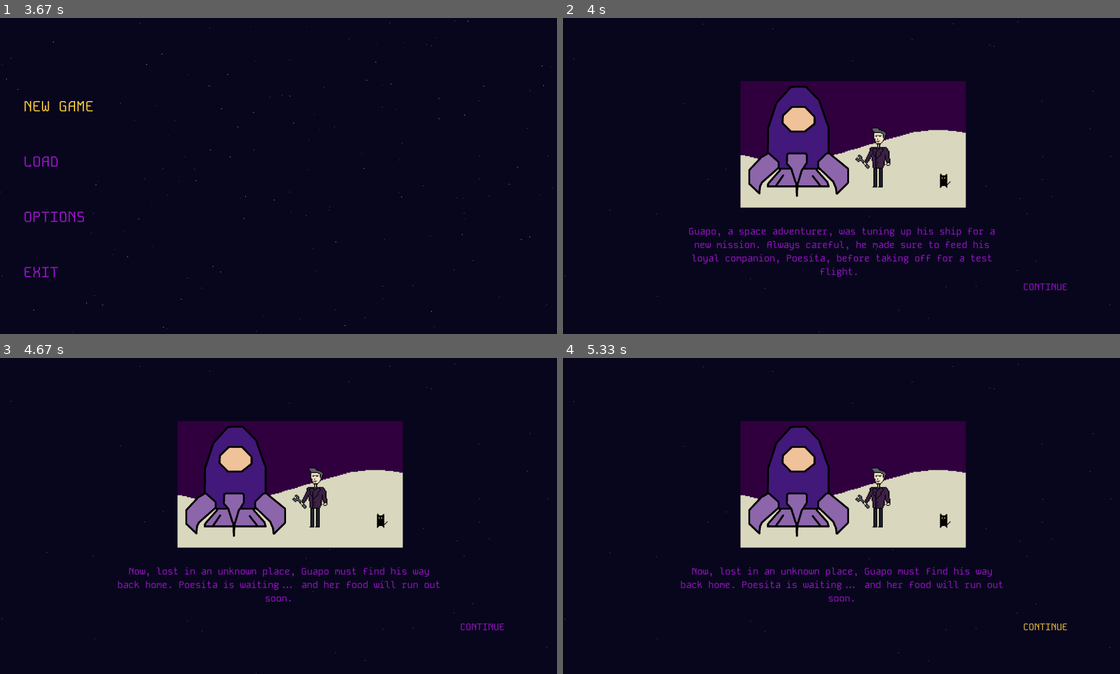
Above: before the commit, frames 1-4 (two rows, left to right).
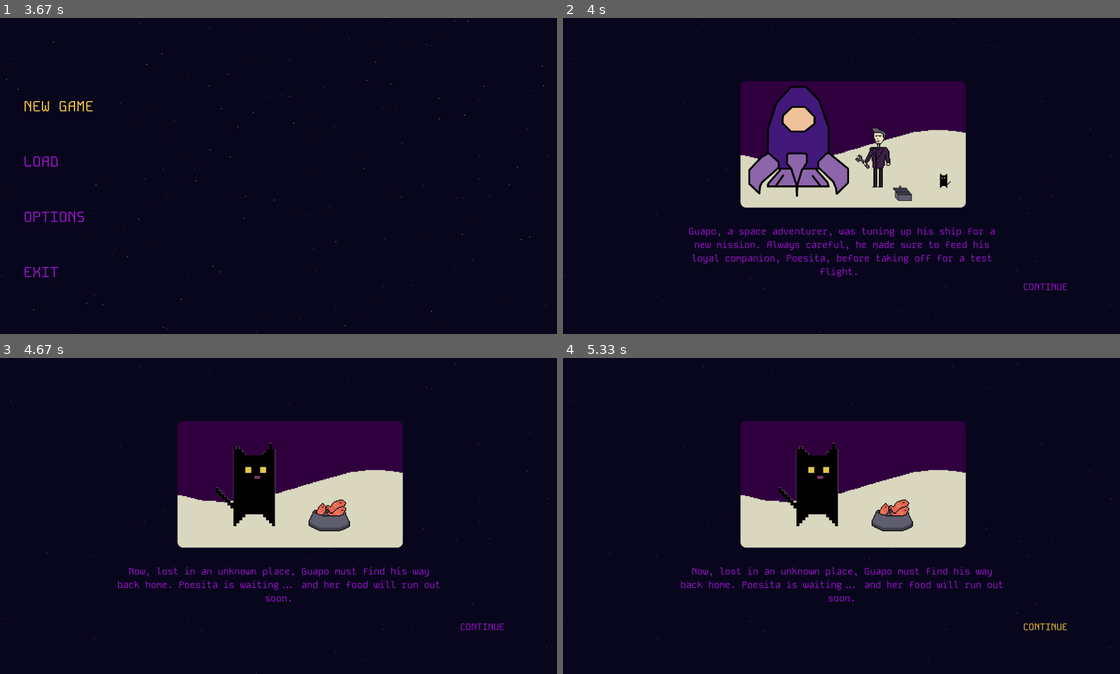
Above: after the commit, the same moments.

Repository: MicaelaEdith/spacecraftGame-pygame
Game: pygame game, started from main.py
Same seed, same stepped clock (60 frames per second), same inputs: the game is played once before the commit and once after it.
Inputs (mouse positions are in pixels of both pictures, inside the frame that each line leads up to):
- Up to frame 1 (3.67 s): click "OPCIONES" at 0.38 s; press the mouse at (50, 270) at 0.7 s; move the mouse to (228, 194) at 0.8 s; release the mouse at (406, 115) at 0.93 s; press the mouse at (55, 217) at 1.03 s; move the mouse to (161, 210) at 1.13 s; release the mouse at (261, 201) at 1.27 s; press the mouse at (55, 160) at 1.37 s; move the mouse to (167, 138) at 1.47 s; release the mouse at (278, 112) at 1.6 s; press the mouse at (55, 160) at 1.7 s; move the mouse to (233, 207) at 1.8 s; release the mouse at (412, 255) at 1.93 s; press the mouse at (50, 217) at 2.03 s; move the mouse to (105, 210) at 2.13 s; release the mouse at (155, 204) at 2.27 s; press the mouse at (83, 106) at 2.37 s; move the mouse to (111, 131) at 2.47 s; release the mouse at (139, 157) at 2.6 s; press the mouse at (50, 270) at 2.7 s; move the mouse to (161, 207) at 2.8 s; release the mouse at (267, 144) at 2.93 s; press the mouse at (55, 106) at 3.03 s; move the mouse to (94, 97) at 3.13 s; release the mouse at (133, 90) at 3.27 s
- Up to frame 2 (4 s): click (763, 166) at 3.78 s
- Up to frame 3 (4.67 s): press the mouse at (484, 626) at 4.1 s; move the mouse to (339, 582) at 4.2 s; move the mouse to (200, 541) at 4.3 s; release the mouse at (200, 541) at 4.33 s; press the mouse at (484, 626) at 4.43 s; move the mouse to (311, 617) at 4.53 s; move the mouse to (139, 607) at 4.63 s
- Up to frame 4 (5.33 s): release the mouse at (702, 607) at 4.67 s; press the mouse at (1047, 626) at 4.77 s; move the mouse to (980, 623) at 4.87 s; move the mouse to (913, 620) at 4.97 s; release the mouse at (913, 620) at 5 s

Frame 1 is identical in both runs. In frame 2, 0.1% of the frame differs, in the area x 31-73%, y 19-61%; in frame 3, 4.9%; in frame 4, 4.9%.

Commit message:
new sprites

Diff:
--- a/cinematics.py
+++ b/cinematics.py
@@ -19,13 +19,15 @@
         self.buttons = []
         self.count = 0
         self.animation = []
-        self.animation.append(pygame.image.load("Assets/imgs/prueba.png").convert())
-        self.animation.append(pygame.image.load("Assets/imgs/prueba.png").convert())
-        self.animation.append(pygame.image.load("Assets/imgs/prueba.png").convert())
-        self.animation[0].set_colorkey([255, 224, 9])
-        self.animation[1].set_colorkey([255, 224, 9])
-        self.animation[2].set_colorkey([255, 224, 9])
+        self.animation.append(pygame.image.load("Assets/imgs/cinematica1-1.png").convert())
+        self.animation.append(pygame.image.load("Assets/imgs/cinematica1-2.png").convert())
+        self.animation.append(pygame.image.load("Assets/imgs/cinematica1-3.png").convert())
+        self.animation[0].set_colorkey([255, 18, 35])
+        self.animation[1].set_colorkey([255, 18, 35])
+        self.animation[2].set_colorkey([255, 18, 35])
         self.full_hd = False
+        self.screenWidth = screenWidth
+        self.screenHeight = screenWidth
 
         if screenWidth >= 1920:
             self.full_hd = True
@@ -48,6 +50,7 @@
 
         text_surface = self.font.render(self.text, True, text_color)
         text_rect = text_surface.get_rect(center=(self.width // 7 * 6, self.height // 8 * 6.8))
+
         mouse_pos = pygame.mouse.get_pos()
 
         if text_rect.collidepoint(mouse_pos):
@@ -74,6 +77,7 @@
 
         display.blit(text_surface, text_rect.topleft)
         self.buttons.append((self.text, text_rect))
+
 
     def handle_event(self, event):
         if event.type == pygame.MOUSEBUTTONDOWN:
--- a/data.py
+++ b/data.py
@@ -5,7 +5,6 @@
     def __init__(self, filename):
         self.filename = filename
         self.fieldnames = ['name', 'level', 'checkpoint', 'health', 'points', 'enhances']
-        # Crea el archivo si no existe
         if not os.path.isfile(self.filename):
             self.create_file()
 
@@ -24,7 +23,6 @@
             return [row for row in reader]
 
     def write_data(self, data):
-        # 'data' es una lista de diccionarios, cada diccionario representa una fila
         with open(self.filename, mode='a', newline='') as file:
             writer = csv.DictWriter(file, fieldnames=self.fieldnames)
             writer.writerows(data)
@@ -42,21 +40,17 @@
             writer.writeheader()
             writer.writerows(rows)
 
-# Ejemplo de uso
 if __name__ == "__main__":
     data_manager = Data('game_data.csv')
 
-    # Escribir datos
     data_manager.write_data([
         {'name': 'Player1', 'level': 1, 'checkpoint': 1, 'health': 100, 'points': 10, 'mejoras': 'A1'},
         {'name': 'Player2', 'level': 2, 'checkpoint': 3, 'health': 80, 'points': 20, 'mejoras': 'B2'}
     ])
 
-    # Leer datos
     all_data = data_manager.read_data()
     print(all_data)
 
-    # Actualizar datos
     data_manager.update_data('Player1', health=90, points=15)
 
     updated_data = data_manager.read_data()
--- a/main.py
+++ b/main.py
@@ -194,6 +194,7 @@
             time.sleep(.8)
             intro_flag = False
             game = True
+
 
     pygame.display.flip()
     clock.tick(60)
--- a/map.py
+++ b/map.py
@@ -112,7 +112,6 @@
         for rect in self.rectList:
             display.blit(self.image, rect.topleft)
 
-        # Dibujar explosiones
         for i, active in enumerate(self.explosion_active):
             if active:
                 self.draw_explosion(display, i)
--- a/menu.py
+++ b/menu.py
@@ -234,7 +234,6 @@
 
         if 'action' in image_path:
             self.nav_bar_offset_x = 52
-            print('Imagen con offset de colisión: ', image_path)
 
     def draw(self, surface):
         if self.clicked:
--- a/playerController.py
+++ b/playerController.py
@@ -21,7 +21,7 @@
         if screenWidth > 1920:
             scale_factor = 2
         else:
-            scale_factor = 1.3
+            scale_factor = 1.5
 
         img0 = pygame.image.load("Assets/Player/0.png").convert()
         img1 = pygame.image.load("Assets/Player/1.png").convert()
@@ -37,9 +37,9 @@
         self.animation.append(scaled_img0)
         self.animation.append(scaled_img1)
         self.animation.append(scaled_img2)
-        self.animation[0].set_colorkey([15, 0, 210])
-        self.animation[1].set_colorkey([15, 0, 210])
-        self.animation[2].set_colorkey([15, 0, 210])
+        self.animation[0].set_colorkey([250, 105, 130])
+        self.animation[1].set_colorkey([250, 105, 130])
+        self.animation[2].set_colorkey([250, 105, 130])
 
 
         self.original_images = self.animation.copy()
@@ -241,7 +241,6 @@
         self.drawShoots(display)
 
 
-
     def drawPick(self, display):
         sprite_width = self.animation[0].get_width()
         rotated_image = pygame.transform.rotate(self.pick_images[int(self.pick_frame)], self.angle)
@@ -254,9 +253,9 @@
 
         if self.action['d']:
             if self.angle > 1:
-                xPosition_current = self.xPosition - 8
+                xPosition_current = self.xPosition - 1
             if self.angle < 1:
-                xPosition_current = self.xPosition + 8
+                xPosition_current = self.xPosition + 1
             elif self.angle == 0:
                 xPosition_current = self.xPosition
 
Binary file changed: Assets/Player/0.png
Binary file changed: Assets/Player/1.png
Binary file changed: Assets/Player/2.png
Binary file added: Assets/imgs/cinematica1-1.png
Binary file added: Assets/imgs/cinematica1-2.png
Binary file added: Assets/imgs/cinematica1-3.png
Binary file removed: Assets/imgs/prueba.png
Not shown, added: Assets/Player/0_a.png~
Not shown, added: Assets/Player/1.png~
Not shown, added: Assets/Player/2.png~
Not shown, added: Assets/imgs/cinematica1-1.png~
Not shown, added: Assets/imgs/cinematica1-2.png~
(and 1 more such lines)
